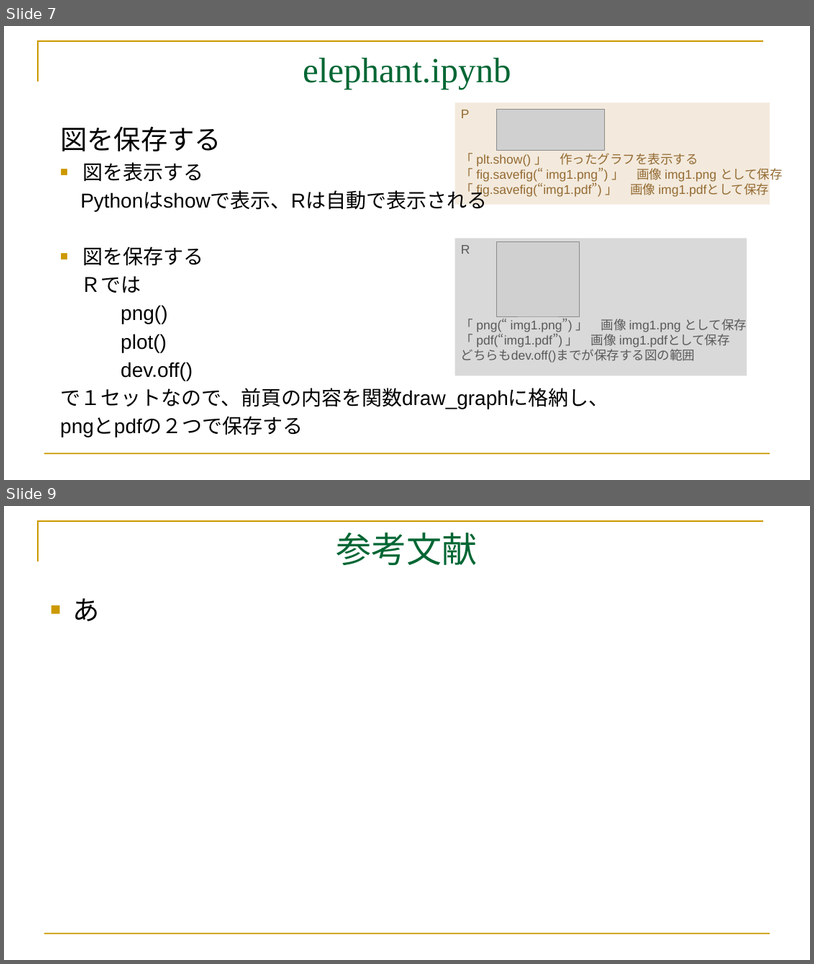
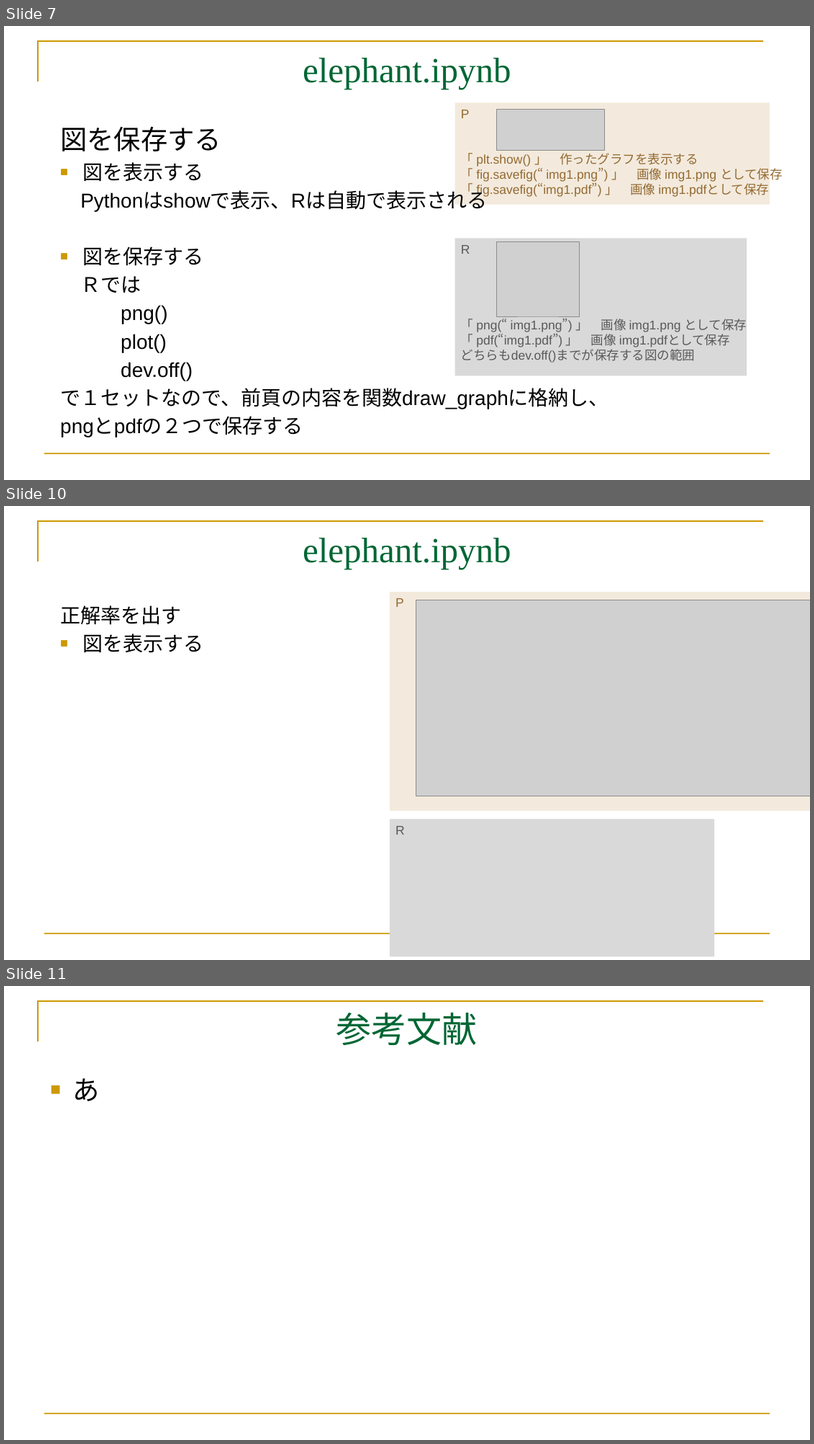
Before and after one commit to mei-517/GoogleColab, a slide deck: GoogleColab.part3.pptx. Shown one above the other, each under a label of ours: slides 7 and 9 before the commit, slides 7, 10 and 11 after it; the slides between them are not shown. The pictures are 814x964 and 814x1444 pixels, drawn with LibreOffice and Linux fonts; fonts in the diff are those of the drawing; grey boxes stand for pictures. Boxes give left, top, right and bottom in pixels: in the first picture for what was removed or moved away, otherwise in the second. Text is boxed around its words. In the diff, an @@ line names an element or a change of style, - is before the commit and + after.

```diff
--- a/GoogleColab.part3.pptx
+++ b/GoogleColab.part3.pptx
@@ slide 10 added at (4, 506, 810, 960), background #FFFFFF; not listed: 2 template elements that a slide beside it also shows @@
@@ title added at (303, 538, 512, 569), 42 pt, text #006633 @@
+elephant.ipynb
@@ rectangle added at (390, 592, 810, 811), fill #F3EADD, 15 pt, text #946A32 @@
+P
@@ text added at (60, 605, 204, 653), 24 pt, text #000000 @@
+正解率を出す
+■ 図を表示する
@@ picture added at (417, 600, 810, 795) @@
@@ rectangle added at (390, 818, 715, 956), fill #D9D9D9, 15 pt, text #595959 @@
+R
@@ what was slide 9 is now slide 11 @@
```
Also in this commit, not shown: 2 slides changed, 1 other slide added, 3 other files.
